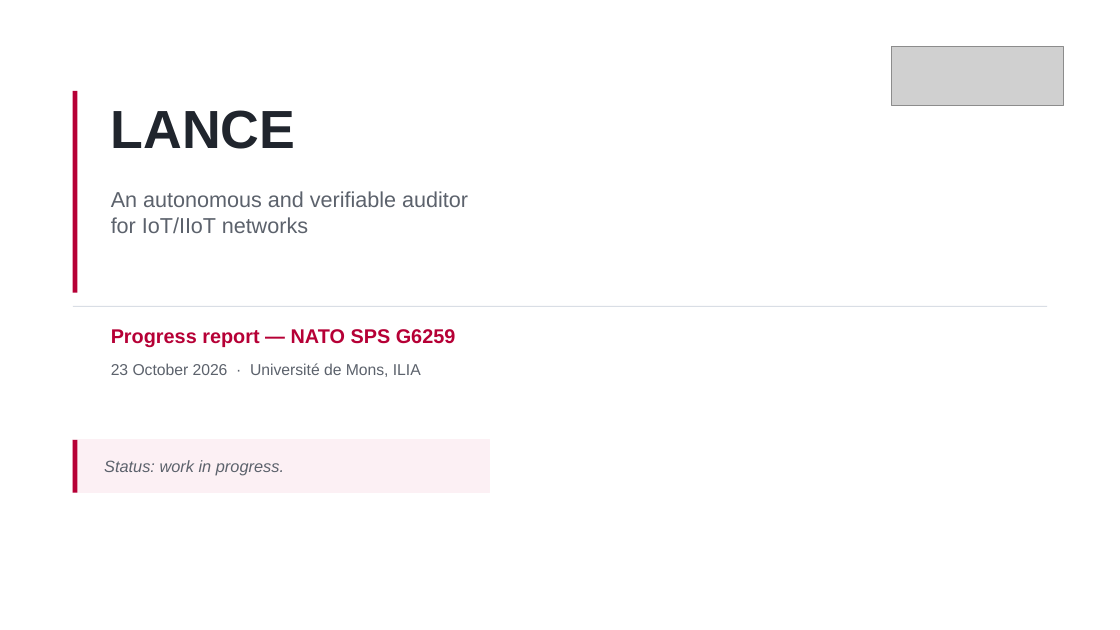
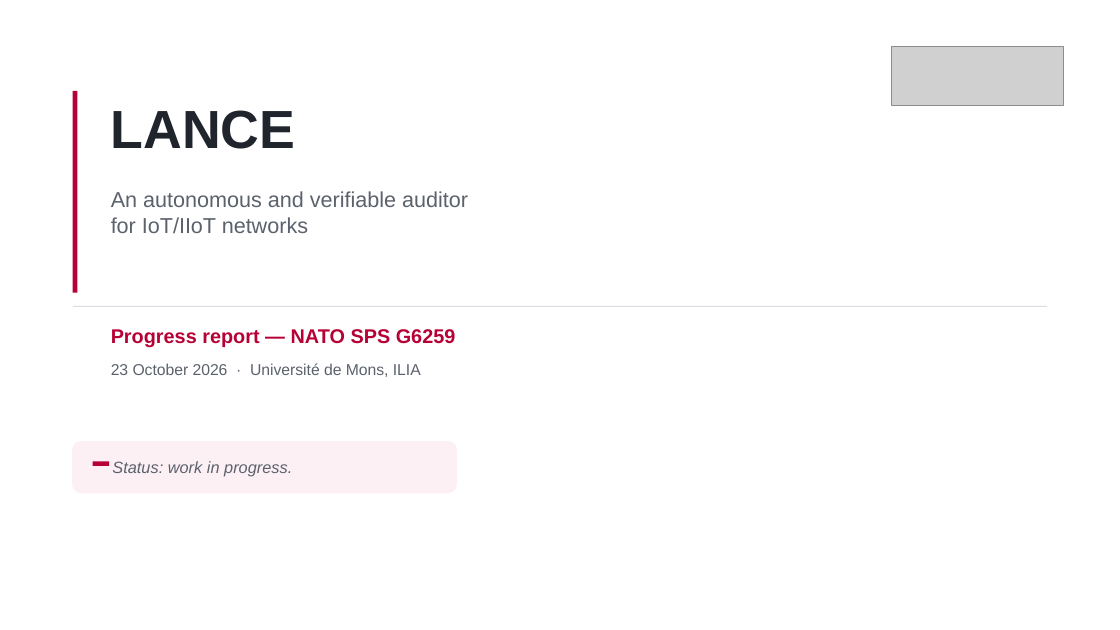
Before and after one commit to Tanguyvans/LANCE, a slide deck: slide 1 of objectifs/presentation-2026-10-23/variante-opus/slides.pptx. Drawn at 1120x630 pixels with LibreOffice and Linux fonts; fonts in the diff are those of the drawing; grey boxes stand for pictures. Boxes give left, top, right and bottom in pixels: in the first picture for what was removed or moved away, otherwise in the second. Text is boxed around its words. In the diff, an @@ line names an element or a change of style, - is before the commit and + after.

```diff
--- a/objectifs/presentation-2026-10-23/variante-opus/slides.pptx
+++ b/objectifs/presentation-2026-10-23/variante-opus/slides.pptx
@@ rounded rectangle: place and size @@
-rounded rectangle at box(73, 440, 490, 493)
+rounded rectangle at box(73, 442, 457, 493)
@@ rounded rectangle at box(73, 442, 457, 493): rectangle to rounded rectangle @@
@@ text "Status: work in progress.": place and size @@
-text "Status: work in progress." at box(104, 460, 284, 476)
+text "Status: work in progress." at box(112, 461, 292, 477)
@@ rectangle: place and size @@
-rectangle at box(73, 440, 78, 493)
+rectangle at box(92, 461, 109, 466)
```
Also in this commit, not shown: 3 other slides changed, 6 slides removed, 3 other files.
